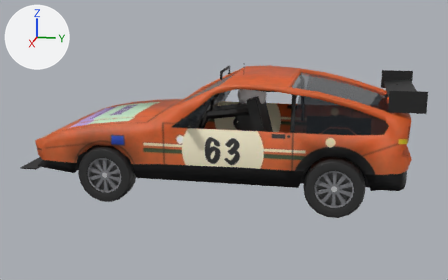
What one commit did to the glTF model public/cars/field/models/63.glb.
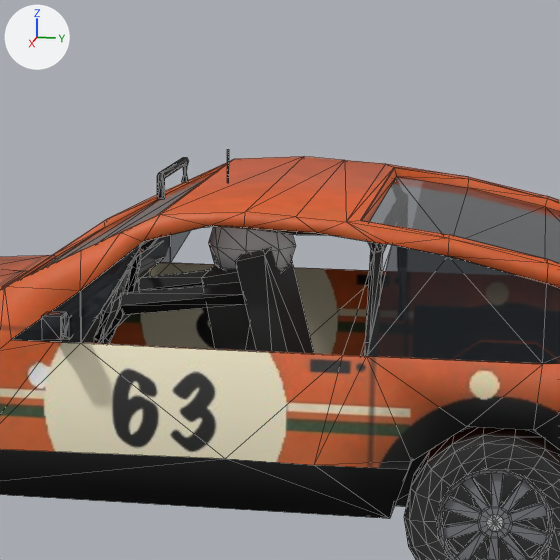
Each version appears first whole from a camera (50 mm lens) standing at (6.47, 1.23, 2.14) and looking at (0.03, -0.06, 0.53), and next in a close-up on the part from 37% to 79% of the width and 4% to 72% of the height. Every picture has the same lights, and +X, +Y and +Z are marked at upper left. The first two pictures are the older version. The close-ups show mesh edges as thin lines. Vertices at exactly the same position are counted once.

The first close-up shows 'body', 'wheel_rl'.
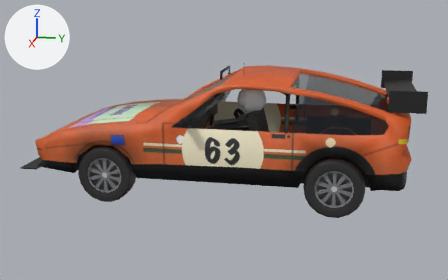
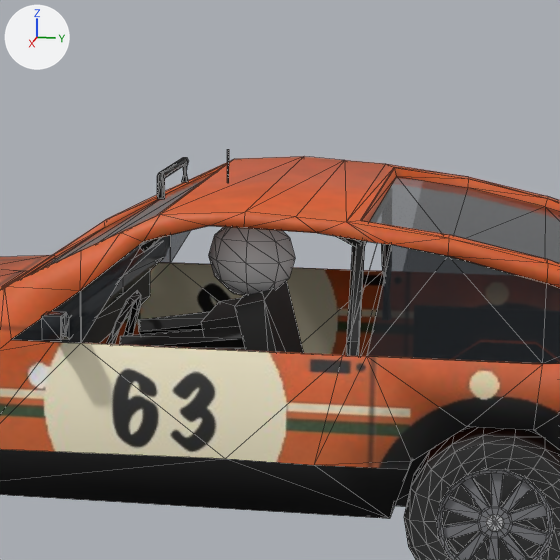
The change, as a diff of the scene's bpy script:
```diff
--- a/public/cars/field/models/63.glb.py
+++ b/public/cars/field/models/63.glb.py
@@ me_body_mesh @@
 # used by ob_body; location = (0.0, 0.0, 0.0)
-me_body_mesh.from_pydata(...)  # 823 vertices, 1481 faces; spans x -0.9..0.9, y -2.09..1.94, z 0.26..1.37
+me_body_mesh.from_pydata(...)  # 813 vertices, 1461 faces; spans x -0.9..0.9, y -2.09..1.94, z 0.23..1.37
+# me_body_mesh part 1: the loose piece of 40 vertices spanning x -0.7..0.7, y 0.71..0.76, z 0.63..1.16 is scaled about its middle by (0.996, 1, 1.05), then moved by (0.0, -0.06, 0.01)
+# me_body_mesh part 2: the loose piece of 8 vertices spanning x 0.09..0.59, y 0.27..0.53, z 0.46..1.1 is moved by (0.0, 0.0, -0.15)
+# me_body_mesh part 3: the loose piece of 8 vertices spanning x 0.16..0.52, y 0.15..0.45, z 0.47..1.04 is moved by (0.0, 0.0, -0.15)
+# me_body_mesh part 4: the loose piece of 10 vertices spanning x 0.45..0.55, y -0.14..0.31, z 0.86..1.0 is moved by (0.0, 0.0, -0.15)
+# me_body_mesh part 5: the loose piece of 10 vertices spanning x 0.14..0.24, y -0.14..0.31, z 0.86..1.0 is moved by (0.0, 0.0, -0.15)
+# me_body_mesh part 6: the loose piece of 40 vertices spanning x 0.14..0.54, y -0.25..-0.11, z 0.7..1.05 is moved by (0.0, 0.0, -0.15)
+# me_body_mesh part 7: the loose piece of 42 vertices spanning x 0.21..0.47, y 0.14..0.44, z 0.95..1.23 is moved by (0.0, 0.0, -0.04)
+# me_body_mesh part 8
+# 9 vertices are removed from x 0.53..0.59, y 0.69..0.75, z 1.11..1.21
+# 22 faces are deleted
+# 3 vertices in x 0.61..0.62, y 0.25, z 1.19..1.23 move by (0.0, -0.02, 0.01)
+# 3 vertices in x 0.63..0.64, y 0.04..0.05, z 1.18..1.21 move by (0.0, 0.01, 0.0)
+# 10 vertices move from x 0.56..0.7, y 0.04..0.69, z 1.18..1.23 to x 0.53..0.61, y 0.06..0.66, z 1.13..1.24
+# 4 vertices are added at (0.56, 0.68, 1.14), (0.54, 0.69, 1.16), (0.52, 0.67, 1.15), (0.55, 0.67, 1.13)
+# 12 new faces join them, mat_car63_livery (picture img_livery)
+# other edits to the shape of me_body_mesh do not show in these pictures
 me_body_mesh.materials.append(mat_car63_livery)
```

Changed parts and their boxes [x1, y1, x2, y2] in the close-ups (560 x 560 px; the box of a moved part takes in the faces that stretch with it):
part 1 of me_body_mesh, moved or reshaped
    before: [365, 243, 387, 356]
    after: [346, 241, 392, 356]
part 2 of me_body_mesh, moved or reshaped
    before: [235, 247, 314, 353]
    after: [235, 281, 304, 353]
part 3 of me_body_mesh, moved or reshaped
    before: [202, 265, 257, 351]
    after: [201, 298, 245, 350]
part 4 of me_body_mesh, moved or reshaped
    before: [119, 282, 245, 315]
    after: [120, 326, 245, 349]
part 5 of me_body_mesh, moved or reshaped
    before: [138, 270, 209, 291]
    after: [138, 312, 209, 335]
part 6 of me_body_mesh, moved or reshaped
    before: [94, 250, 141, 344]
    after: [106, 291, 141, 344]
part 7 of me_body_mesh, moved or reshaped
    before: [209, 227, 296, 272]
    after: [208, 227, 295, 296]
part 8 of me_body_mesh, moved or reshaped
    before: [140, 226, 382, 254]
    after: [140, 236, 362, 252]
